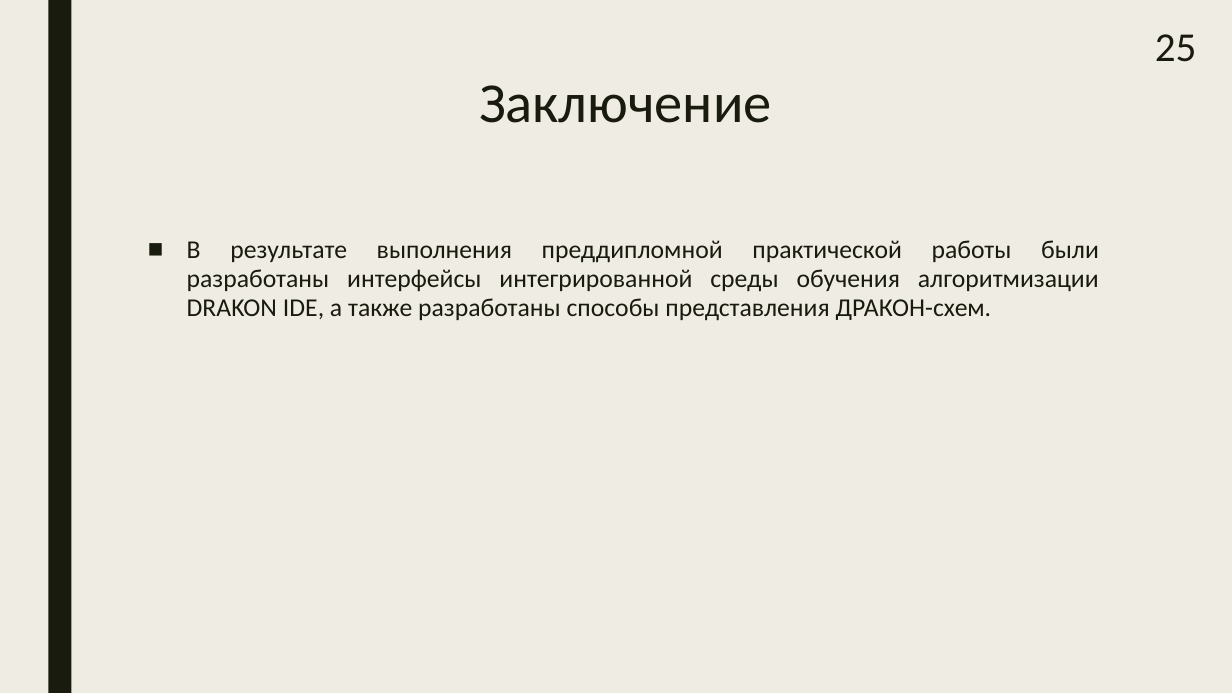
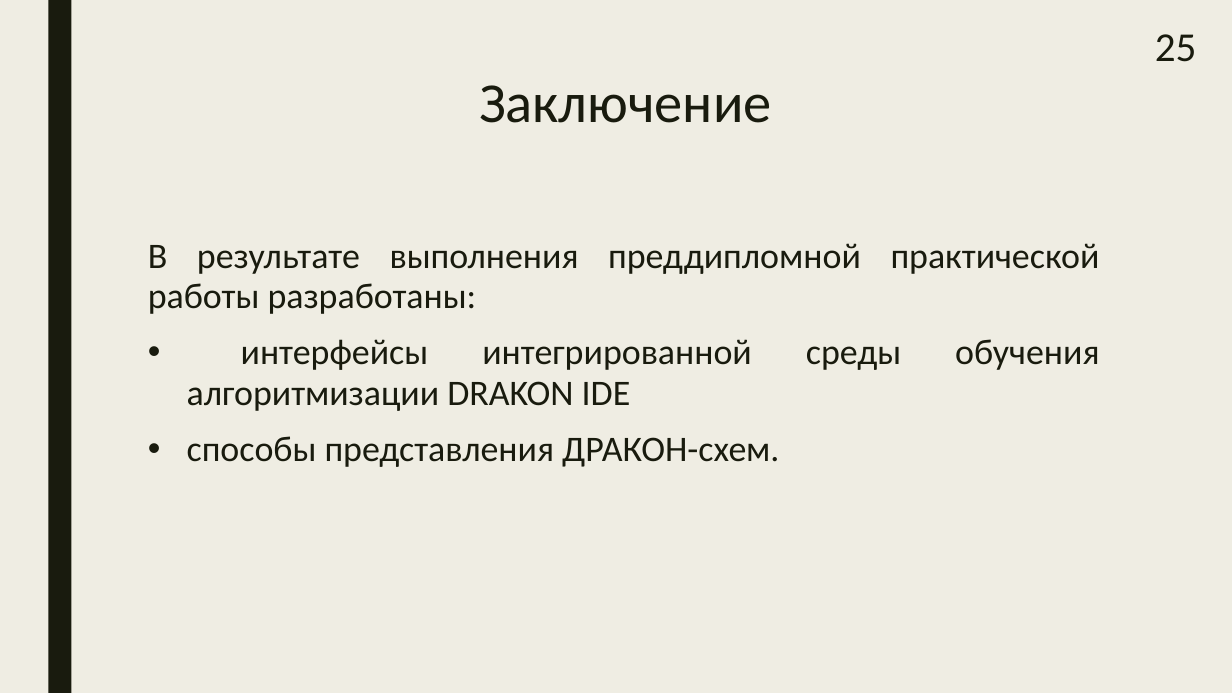
Before and after one commit to samarsky-canary/dragon, a slide deck: slide 25 of dizdocs/dipl_practise.pptx. Drawn at 1232x693 pixels with LibreOffice and Linux fonts; fonts in the diff are those of the drawing. Boxes give left, top, right and bottom in pixels: in the first picture for what was removed or moved away, otherwise in the second. Text is boxed around its words. In the diff, an @@ line names an element or a change of style, - is before the commit and + after.

```diff
--- a/dizdocs/dipl_practise.pptx
+++ b/dizdocs/dipl_practise.pptx
@@ text at [148,243,1100,467]: text changed; size 20 to 28 pt @@
-■ В результате выполнения преддипломной практической работы были разработаны интерфейсы интегрированной среды обучения алгоритмизации DRAKON IDE, а также разработаны способы представления ДРАКОН-схем.
+В результате выполнения преддипломной практической работы разработаны:
+• интерфейсы интегрированной среды обучения алгоритмизации DRAKON IDE
+• способы представления ДРАКОН-схем.
```
Also in this commit, not shown: 15 other slides changed, 8 other files.
